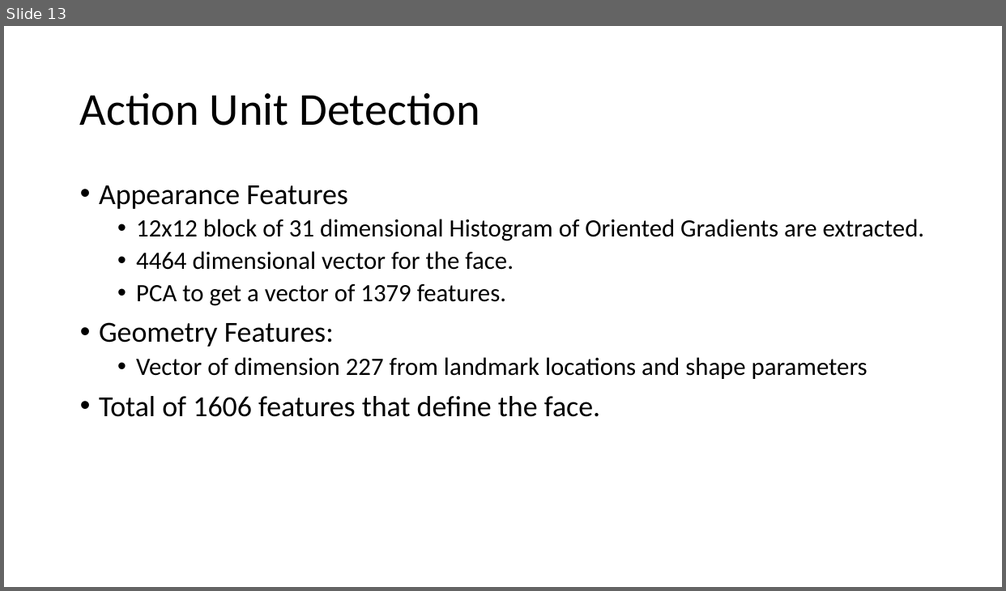
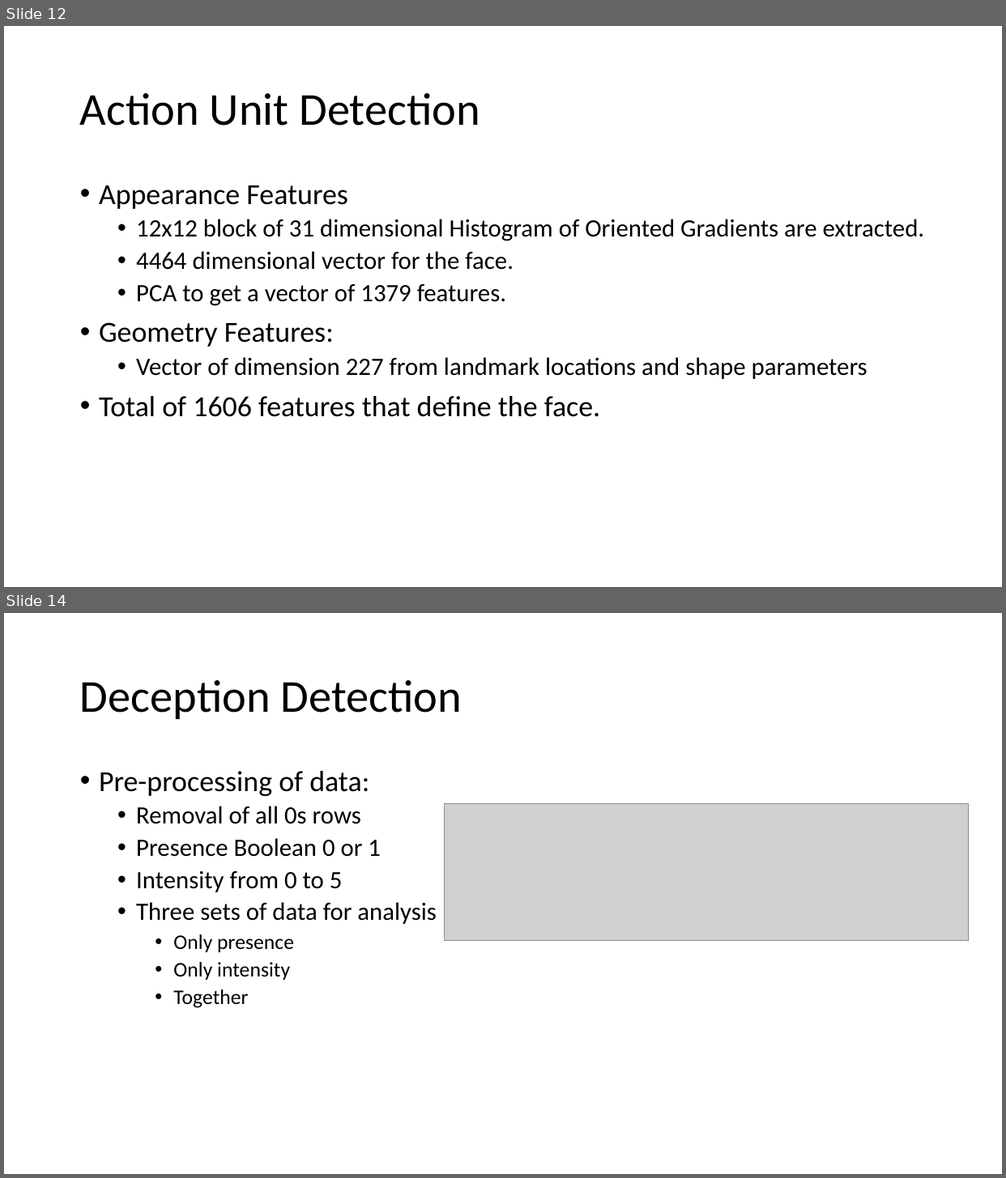
Before and after one commit to AscaL/thesis, a slide deck: Deception Detection using Facial Action Units.pptx. Shown one above the other, each under a label of ours: slide 13 before the commit, slides 12 and 14 after it; the slides between them are not shown. The pictures are 1006x591 and 1006x1178 pixels, drawn with LibreOffice and Linux fonts; fonts in the diff are those of the drawing; grey boxes stand for pictures. Boxes give left, top, right and bottom in pixels: in the first picture for what was removed or moved away, otherwise in the second. Text is boxed around its words. In the diff, an @@ line names an element or a change of style, - is before the commit and + after.

```diff
--- a/Deception Detection using Facial Action Units.pptx
+++ b/Deception Detection using Facial Action Units.pptx
@@ slide 14 added at box(4, 613, 1002, 1174), background #FFFFFF @@
@@ title added at box(80, 680, 462, 719), 44 pt, text #000000 @@
+Deception Detection
@@ text added at box(99, 771, 437, 1008), 24 pt, text #000000 @@
+• Pre-processing of data:
+  • Removal of all 0s rows
+  • Presence Boolean 0 or 1
+  • Intensity from 0 to 5
+  • Three sets of data for analysis
+    • Only presence
+    • Only intensity
+    • Together
@@ picture added at box(444, 804, 968, 941) @@
@@ what was slide 13 is now slide 12 @@
```
Also in this commit, not shown: 3 slides changed, 6 other slides added, 1 slide removed, 2 other files.
